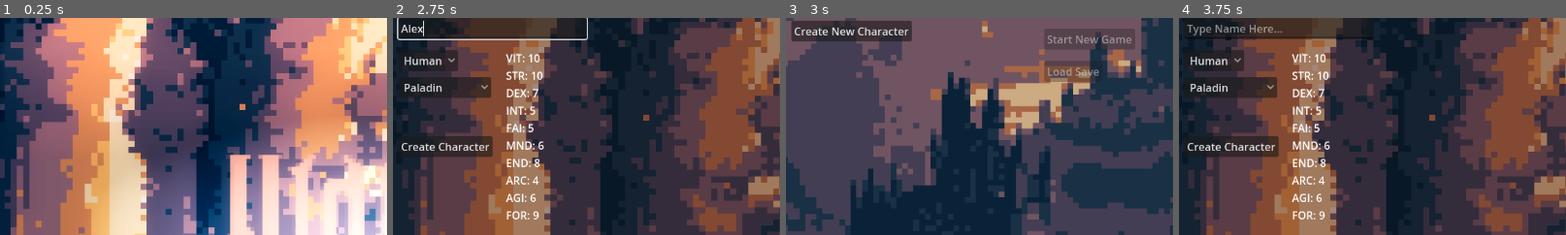
Above: before the commit, frames 1-4 (left to right).
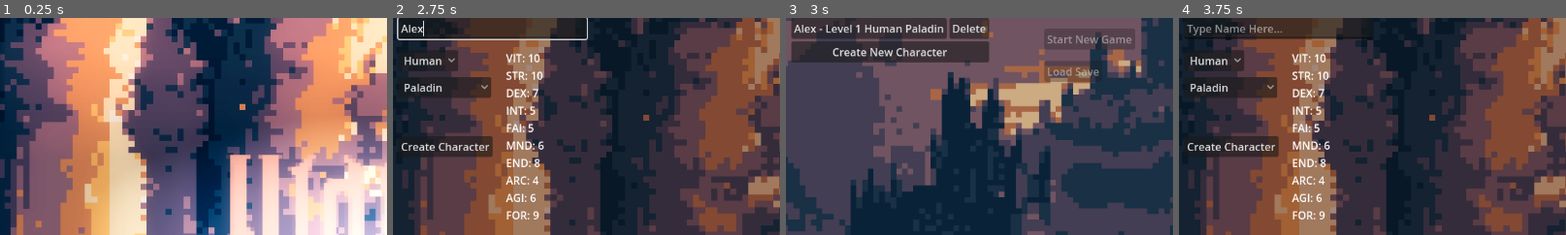
Above: after the commit, the same moments.

Repository: Bakanekonyanyan/Uldtale-BattleSim
Game: Godot game, scene res://scenes/Main/Main.tscn
Two runs of this game, one before a commit and one after it. Both use one fixed random seed, a clock stepped at 60 frames per second and the inputs below.
Inputs (mouse positions are % of the whole screen's width and height, from its top left):
- Up to frame 1 (0.25 s): no input
- Up to frame 2 (2.75 s): click "Start Game" at 0.5 s; click "Create New Character" at 1.25 s; click (13, 2) at 2.02 s; type "Alex" at 2.1 s
- Up to frame 3 (3 s): click "Create Character" at 2.75 s
- Up to frame 4 (3.75 s): click "Create New Character" at 3.5 s
The pictures show only the part of the screen within x 0-50%, y 0-50%; the shares and areas given below are measured in that part.

Frames 1-2 are identical in both runs. In frame 3, 8.2% of the frame differs, in the area x 1-53%, y 0-21%; in frame 4, nothing differs.

Commit message:
Corrected Save Manager
Fixed the SaveManager/CharacterSelection/CharacterCreation scripts for exe files.

Diff:
--- a/project.godot
+++ b/project.godot
@@ -11,7 +11,7 @@
 [application]
 
 config/name="Battlsim"
-run/main_scene="res://scenes/main/Main.tscn"
+run/main_scene="uid://cnb6kqb10ei67"
 config/features=PackedStringArray("4.4", "GL Compatibility")
 config/icon="res://icon.svg"
 
@@ -33,3 +33,4 @@
 
 renderer/rendering_method="gl_compatibility"
 renderer/rendering_method.mobile="gl_compatibility"
+textures/vram_compression/import_etc2_astc=true
--- a/scenes/Main/Main.tscn
+++ b/scenes/Main/Main.tscn
@@ -1,6 +1,6 @@
 [gd_scene load_steps=2 format=3 uid="uid://cnb6kqb10ei67"]
 
-[ext_resource type="Script" uid="uid://cbbt87h16epfl" path="res://scenes/main/Main.gd" id="1_uyln5"]
+[ext_resource type="Script" uid="uid://cbbt87h16epfl" path="res://scenes/Main/Main.gd" id="1_uyln5"]
 
 [node name="Main" type="Node"]
 script = ExtResource("1_uyln5")
--- a/scenes/ui/CharacterCreation.gd
+++ b/scenes/ui/CharacterCreation.gd
@@ -57,8 +57,6 @@
 		vitality, strength, dexterity, intelligence, faith, mind, endurance, arcane, agility, fortitude
 	]
 
-# CharacterCreation.gd
-
 func _on_create_pressed():
 	if name_input.text.strip_edges().is_empty():
 		print("Please enter a character name")
@@ -95,7 +93,8 @@
 
 	new_character.calculate_secondary_attributes()
 
-	CharacterManager.save_character(new_character)
+	# FIXED: Use SaveManager.save_game() instead of CharacterManager.save_character()
+	SaveManager.save_game(new_character)
 	print("Character created: ", new_character.name)
 	print("Skills for new character: ", new_character.skills)
 
--- a/scenes/ui/CharacterSelection.gd
+++ b/scenes/ui/CharacterSelection.gd
@@ -50,7 +50,8 @@
 		print("Starting new game with character: ", selected_character.name)
 		# Reset character to initial state if needed
 		selected_character.reset_for_new_game()
-		CharacterManager.save_character(selected_character)
+		# FIXED: Use SaveManager.save_game() instead of CharacterManager.save_character()
+		SaveManager.save_game(selected_character)
 		SceneManager.change_to_town(selected_character)
 	else:
 		print("No character selected")
@@ -72,7 +73,8 @@
 	SceneManager.change_scene("res://scenes/ui/CharacterCreation.tscn")
 
 func load_characters():
-	character_list = CharacterManager.get_all_characters()
+	# FIXED: Use SaveManager.get_all_characters() instead of CharacterManager.get_all_characters()
+	character_list = SaveManager.get_all_characters()
 
 func setup_ui():
 	# Clear existing children
@@ -103,6 +105,7 @@
 	dialog.popup_centered()
 
 func _delete_character(character):
-	CharacterManager.delete_character(character.name)
+	# FIXED: Use SaveManager.delete_character() instead of CharacterManager.delete_character()
+	SaveManager.delete_character(character.name)
 	load_characters()
 	setup_ui()
--- a/scripts/autoload/SaveManager.gd
+++ b/scripts/autoload/SaveManager.gd
@@ -2,7 +2,8 @@
 extends Node
 
 const SAVE_DIR = "user://saves/"
-const SAVE_FILE_EXTENSION = ".tres"
+# FIXED: Changed extension to .json since we're saving JSON files
+const SAVE_FILE_EXTENSION = ".json"
 
 func _ready():
 	create_save_directory()
@@ -66,6 +67,7 @@
 	var file = FileAccess.open(get_save_file_path(player.name), FileAccess.WRITE)
 	file.store_string(JSON.stringify(save_data))
 	file.close()
+	print("Character saved: ", player.name)
 
 func load_game(character_name: String) -> CharacterData:
 	var save_file = get_save_file_path(character_name)
@@ -168,7 +170,8 @@
 	return characters
 
 func delete_character(character_name: String):
-	var file_name = SAVE_DIR + character_name + SAVE_FILE_EXTENSION
+	# FIXED: Use .json extension instead of SAVE_FILE_EXTENSION (.tres)
+	var file_name = SAVE_DIR + character_name + ".json"
 	if FileAccess.file_exists(file_name):
 		var dir = DirAccess.open(SAVE_DIR)
 		if dir:
